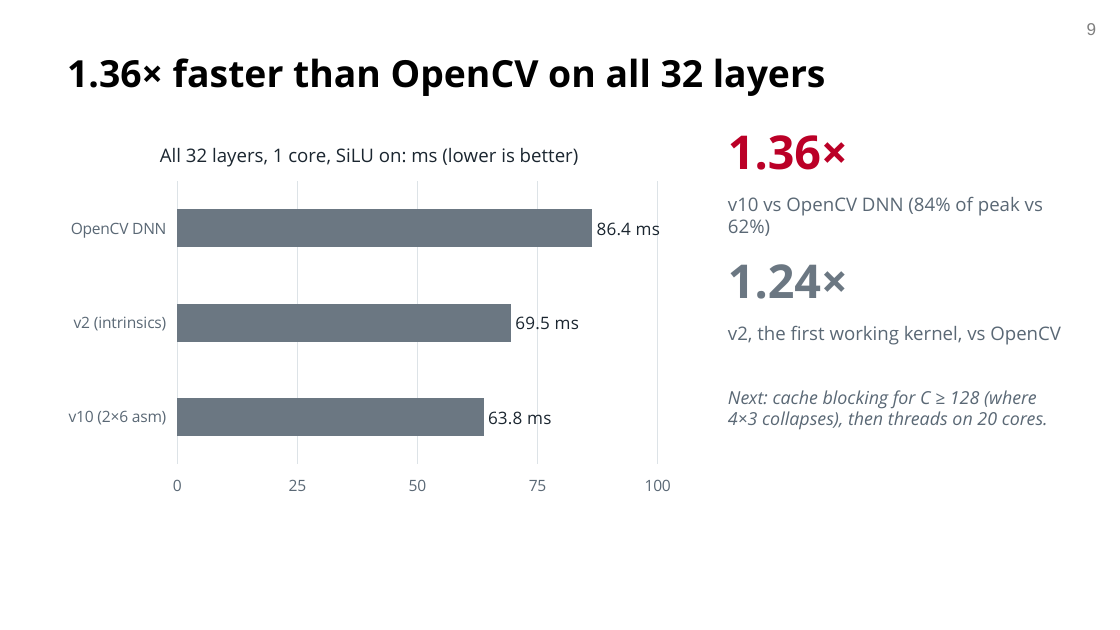
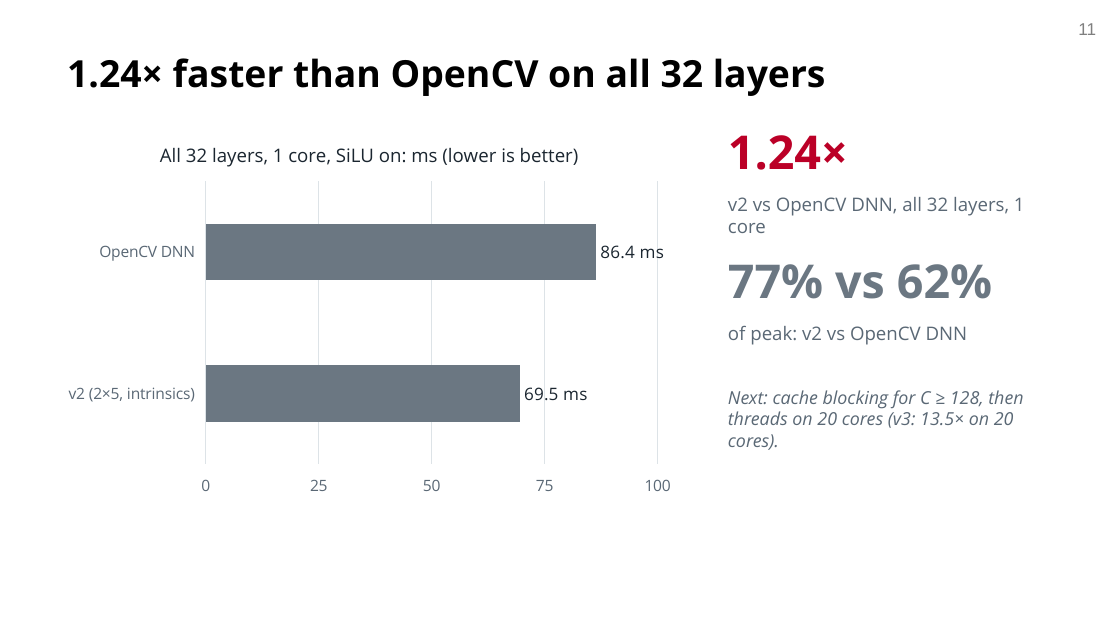
Before and after one commit to OTANK10/fast-yolov8-broadwell, a slide deck: slide 11 of docs/milestone/om/slides/om_mid_presentation_cmu.pptx (slide 9 before the commit). Drawn at 1120x630 pixels with LibreOffice and Linux fonts; fonts in the diff are those of the drawing; background and template pictures are left out. Boxes give left, top, right and bottom in pixels: in the first picture for what was removed or moved away, otherwise in the second. Text is boxed around its words. In the diff, an @@ line names an element or a change of style, - is before the commit and + after.

```diff
--- a/docs/milestone/om/slides/om_mid_presentation_cmu.pptx
+++ b/docs/milestone/om/slides/om_mid_presentation_cmu.pptx
@@ page number at [1078,23,1096,35]: text changed @@
-9
+11
@@ title at [67,58,826,96]: text changed @@
-1.36× faster than OpenCV on all 32 layers
+1.24× faster than OpenCV on all 32 layers
@@ bar chart at [56,123,683,504] @@
-categories: v10 (2×6 asm), v2 (intrinsics), OpenCV DNN
+categories: v2 (2×5, intrinsics), OpenCV DNN
-Series 1: 63.8, 69.5, 86.4
+Series 1: 69.5, 86.4
@@ text "1.24×": place and size @@
-text "1.24×" at [728,264,848,299]
+text "1.24×" at [728,135,848,170]
@@ text "1.24×" at [728,135,848,170]: text colour #6B7782 to #BB0027 @@
@@ text removed at [728,135,848,170] @@
-1.36×
@@ text at [728,197,1025,233]: text changed @@
-v10 vs OpenCV DNN (84% of peak vs 62%)
+v2 vs OpenCV DNN, all 32 layers, 1 core
@@ text added at [728,264,992,299], 30 pt, text #6B7782, bold @@
+77% vs 62%
@@ text at [728,326,968,345]: text changed @@
-v2, the first working kernel, vs OpenCV
+of peak: v2 vs OpenCV DNN
@@ text at [728,390,1023,450]: text changed @@
-Next: cache blocking for C ≥ 128 (where 4×3 collapses), then threads on 20 cores.
+Next: cache blocking for C ≥ 128, then threads on 20 cores (v3: 13.5× on 20 cores).
```
Also in this commit, not shown: 4 other slides changed, 4 slides added, 2 slides removed, 6 other files.
